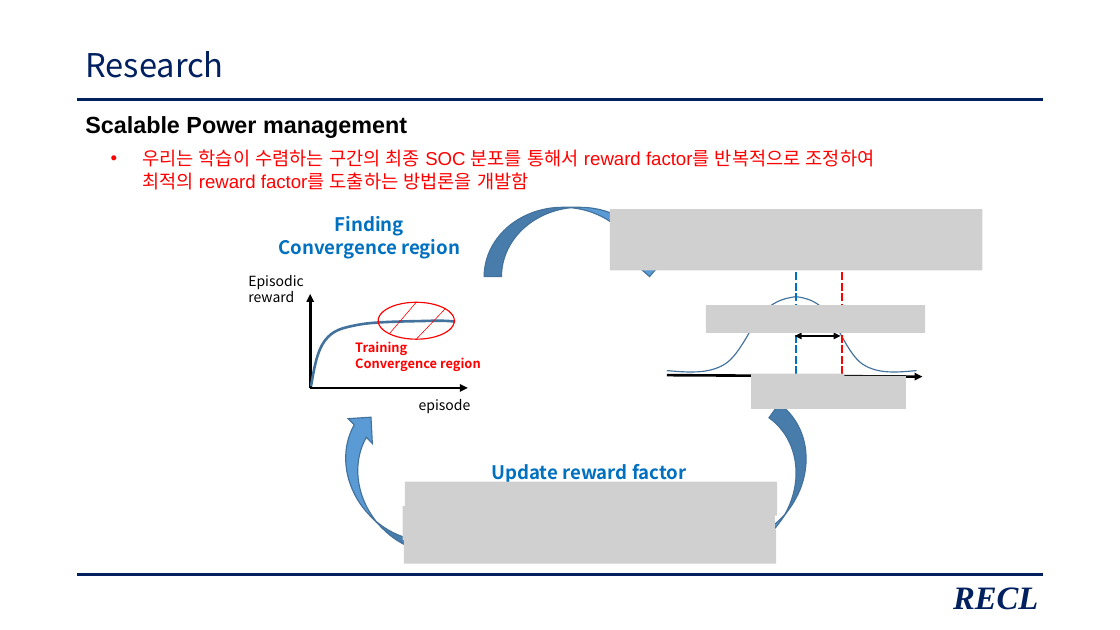
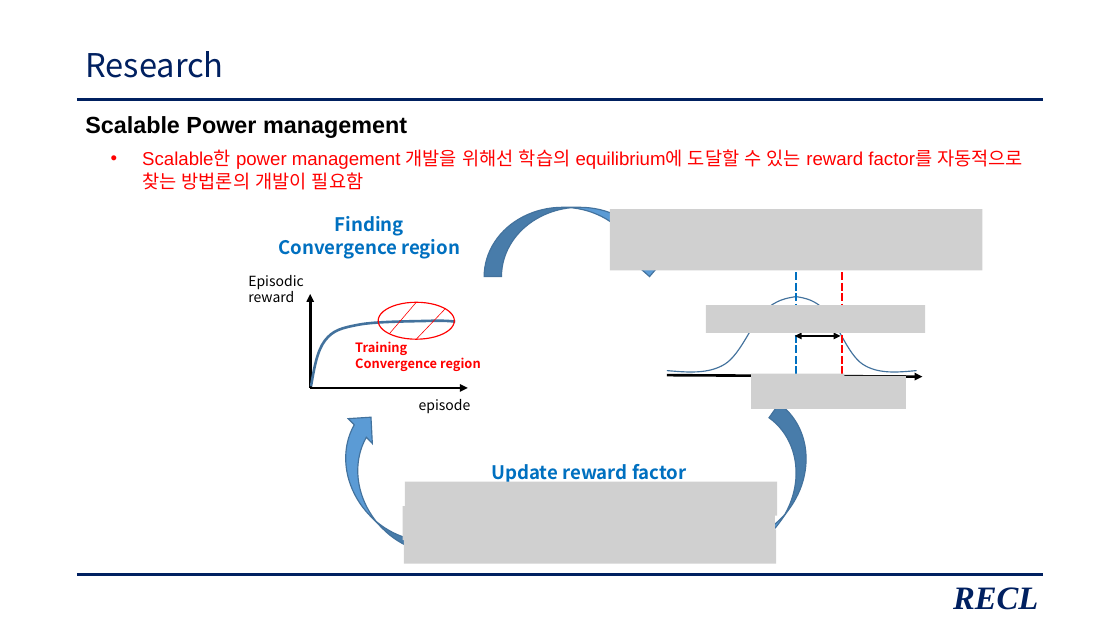
Before and after one commit to zidane89/experiment_essential_degradation, a slide deck: slide 21 of 발표자료_중안3.pptx (slide 19 before the commit). Drawn at 1120x630 pixels with LibreOffice and Linux fonts; fonts in the diff are those of the drawing; grey boxes stand for pictures. Boxes give left, top, right and bottom in pixels: in the first picture for what was removed or moved away, otherwise in the second. Text is boxed around its words. In the diff, an @@ line names an element or a change of style, - is before the commit and + after.

```diff
--- a/발표자료_중안3.pptx
+++ b/발표자료_중안3.pptx
@@ text at [142,149,1023,190]: text changed @@
-• 우리는 학습이 수렴하는 구간의 최종 SOC 분포를 통해서 reward factor를 반복적으로 조정하여
-  최적의 reward factor를 도출하는 방법론을 개발함
+• Scalable한 power management 개발을 위해선 학습의 equilibrium에 도달할 수 있는 reward factor를 자동적으로 찾는 방법론의 개발이 필요함
```
Also in this commit, not shown: 2 other slides changed, 3 slides added.
